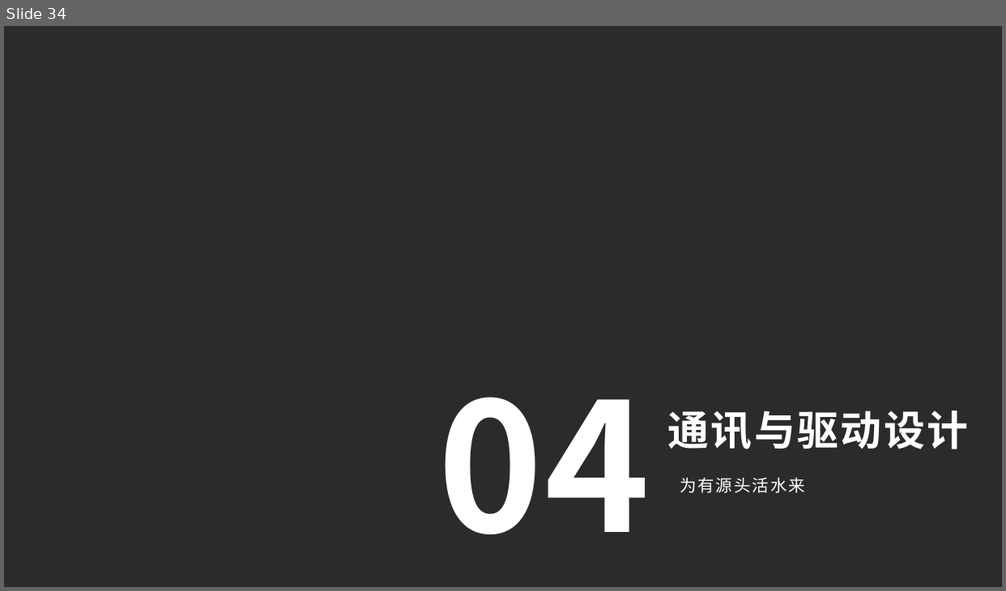
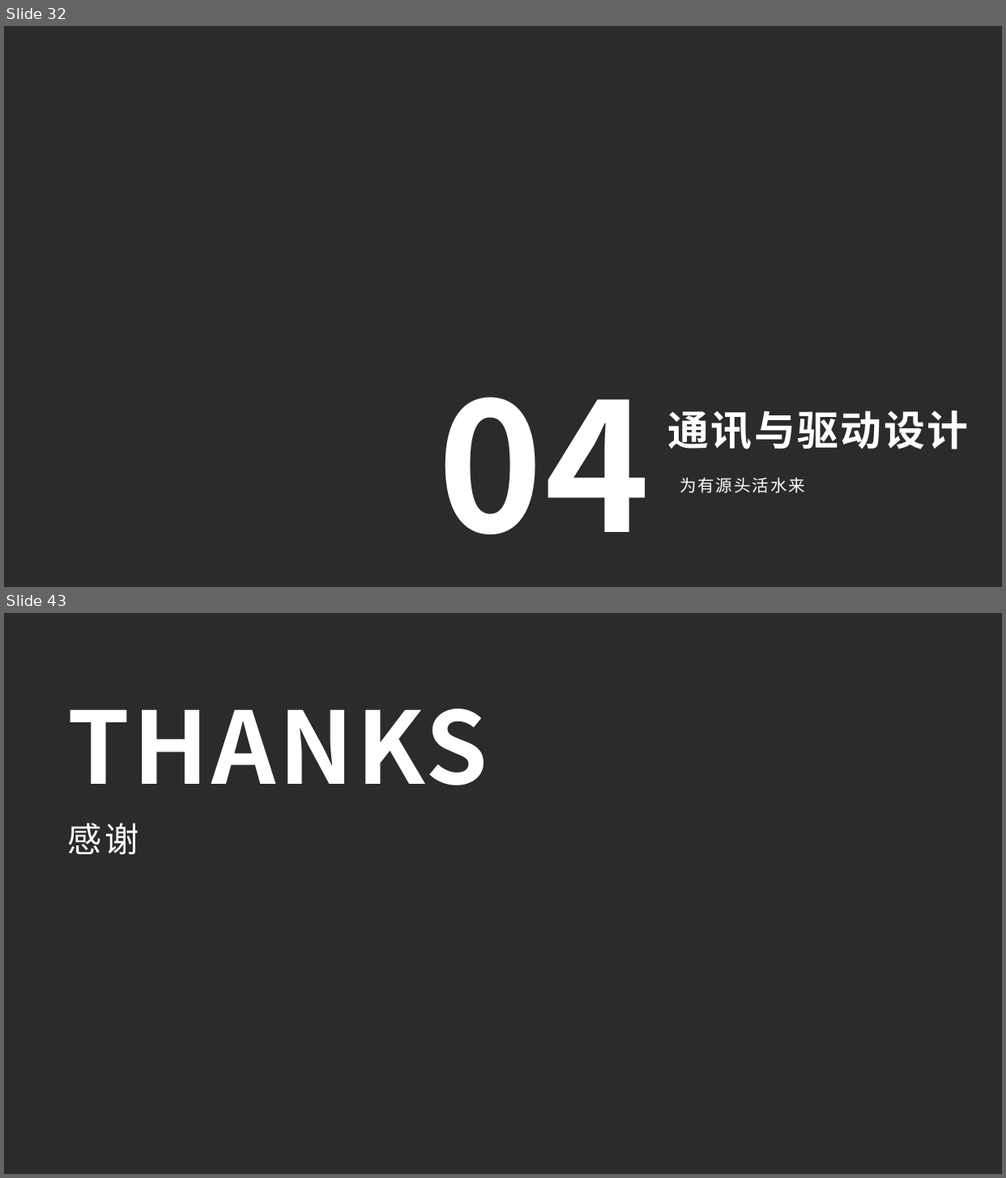
Before and after one commit to QiuYi111/AutonomousCar-, a slide deck: LiteratureReview/ppt/自主移动车原型设计.pptx. Shown one above the other, each under a label of ours: slide 34 before the commit, slides 32 and 43 after it; the slides between them are not shown. The pictures are 1006x591 and 1006x1178 pixels, drawn with LibreOffice and Linux fonts; fonts in the diff are those of the drawing; background and template pictures are left out; a plain dark background stands for a picture behind light text. Boxes give left, top, right and bottom in pixels: in the first picture for what was removed or moved away, otherwise in the second. Text is boxed around its words. In the diff, an @@ line names an element or a change of style, - is before the commit and + after.

```diff
--- a/LiteratureReview/ppt/自主移动车原型设计.pptx
+++ b/LiteratureReview/ppt/自主移动车原型设计.pptx
@@ slide 43 added at bbox=[4, 613, 1002, 1174], background picture (left out) @@
@@ title added at bbox=[68, 709, 488, 786], 96 pt, text #FFFFFF, bold @@
+THANKS
@@ text added at bbox=[68, 823, 140, 854], 33 pt, text #FFFFFF @@
+感谢
@@ what was slide 34 is now slide 32 @@
```
Also in this commit, not shown: 26 slides changed, 2 other slides added, 3 slides removed, 1 other file.
